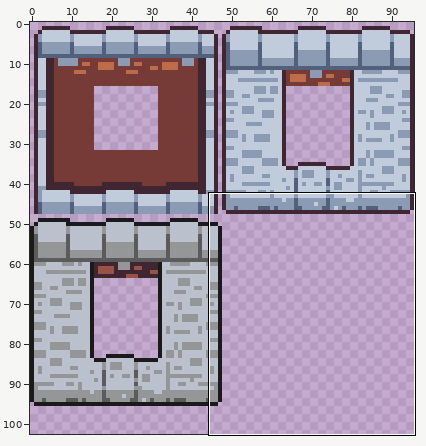
File history of a sprite sheet, img/building.png. The picture above shows the old version from afar; the outline marks the close-up.
Close-up. Before the commit:
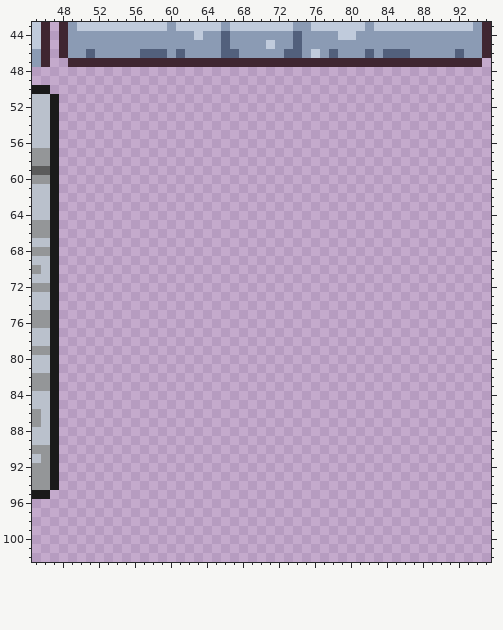
The file is 96x128 pixels. Colours within 5 levels of each other are drawn and written as one. Shown: x 45..95, y 43..102. The wide view leaves out empty margins.
New version:
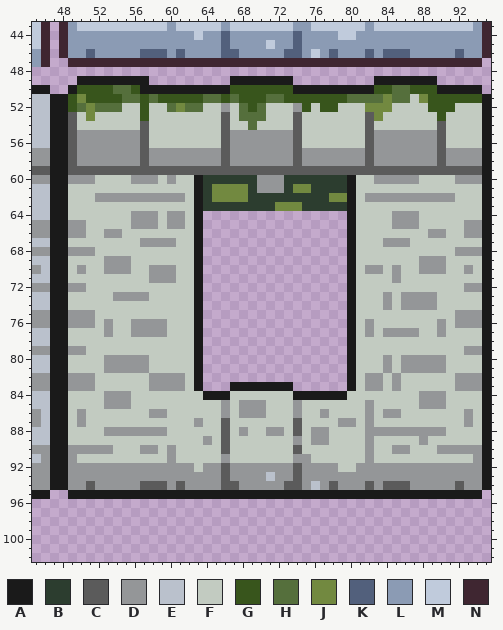
Palette (. is transparent): A #1a1a1a  B #2c3d2f  C #5b5b5b  D #949698  E #bac1cc  F #c2cbc1  G #38551c  H #556f3c  J #728940  K #52607c  L #8b9bb4  M #c0cbdc  N #3f2631
Edits made:
Changed rows in their new state; - is an unchanged pixel.
first column x 48:
 49 --AAAAAAAA---------AAAAAAA---------AAAAAAA------
 50 -AGGGGHHGAAAAAAAAAAGGGGGGGAAAAAAAAAGGHHGGGAAAAA-
 51 AGJGGGGHHGHGGGGGHHGHGGGHHGGGGGGGHHHHJHHFJGGGGGGA
 52 AGHJHHHFFGFFHJHHFFDFHGHFFFDGFGGFFFJJJFFFFGGGFFFA
 53 ACFJFFFFFGFFFFFFFFCFHHHFFFCFFFFFFFCJFFFFFFGFFFFA
 54 ACFFFFFFFCFFFFFFFFCFFHFFFFCFFFFFFFCFFFFFFFCFFFFA
 55 ACDDDDDDDCFFFFFFFFCDDDDDDDCFFFFFFFCDDDDDDDCFFFFA
 56 ACDDDDDDDCFFFFFFFFCDDDDDDDCFFFFFFFCDDDDDDDCFFFFA
 57 ACDDDDDDDCDDDDDDDDCDDDDDDDCDDDDDDDCDDDDDDDCDDDDA
 58 ACDDDDDDDCDDDDDDDDCDDDDDDDCDDDDDDDCDDDDDDDCDDDDA
 59 ACCCCCCCCCCCCCCCCCCCCCCCCCCCCCCCCCCCCCCCCCCCCCCA
 60 ADDDFFFFDDDFDFFABBBBBBDDDBBBBBBBAFFDDDDDFFFFDDDA
 61 AFFFFFFFFFFFFFFABJJJJBDDDBJJBBBBAFFFFFFFFFFFFFFA
 62 AFFFDDDDDDDDDDFABJJJJBBBBBBBBBJJAFDDDDDDDDDDFFFA
 63 AFFFFFFFFFFFFFFABBBBBBBBJJJBBBBBAFFFFFFFFFFFFFFA
 64 AFFFFFFFDDDFDDFA----------------AFFFFDDDFFFFFFFA
 65 ADDFFFFFDDDFDDFA----------------AFFFFDDDFFFFFDDA
 66 ADDFFDDFFFFFFFFA----------------AFFFFFFFFDDFFDDA
 67 AFFFFFFFFDDDDFFA----------------AFFFDDDFFFFFFFFA
 68 ADDDFFFFFFFFFFFA----------------AFFFFFFFFFFFDDDA
 69 AFFFFDDDFFFFFFFA----------------AFFFFFFFDDDFFFFA
 70 AFDFFDDDFFDDDFFA----------------AFDDFDFFDDDFFDFA
 71 AFFFFFFFFFDDDFFA----------------AFFFFDFFFFFFFFFA
 72 ADDFFFFFFFFFFFFA----------------AFFFFFFFFFFFFDDA
 73 AFFFFFDDDDFFFFFA----------------AFFFDFDDDDFFFFFA
 74 AFFFFFFFFFFFFFFA----------------AFFFDFDDDDFFFFFA
 75 ADDDFFFFFFFFFFFA----------------AFFFFFFFFFFFDDDA
 76 ADDDFDFFDDDDFFFA----------------AFDFFFFFFFDFDDDA
 77 AFFFFDFFDDDDFFFA----------------AFDFDDDDFFDFFFFA
 78 AFFFFFFFFFFFFFFA----------------AFFFFFFFFFFFFFFA
 79 ADDFFFFFFFFFFFFA----------------AFFFFFFFFFFFFDDA
 80 AFFFFDDDDDFFFFFA----------------AFFFDFDDDDDFFFFA
 81 AFFFFDDDDDFFFFFA----------------AFFFDFDDDDDFFFFA
 82 ADDDFFFFFFDDDDFA----------------AFDDFDFFFFFFDDDA
 83 ADDDFFFFFFDDDDFA---AAAAAAA------AFDDFDFFFFFFDDDA
 84 AFFFFDDDFFFFFFFFAAAFFFFFFFAAAAAAFFFFFFFFDDDFFFFA
 85 AFFFFDDDFFFFFFFFFFDFDDDFFFDFFFFFFFDFFFFFDDDFFFFA
 86 AFDFFFFFFFDDFFFFFFDFDDDFFFDFFDFFFFDFDDFFFFFFFDFA
 87 AFDFFFFFFFFFFFFDFFCFFFFFFFCFFFFDDFDFFFFFFFFFFDFA
 88 AFFFFDDDDDDDFFFFFFCFDFFDDFCFDDFFFFDDDDDDDDDFFFFA
 89 AFFFFFFFFFFFFFFFDFCFFFFFFFDFDDFFFFDFFFFFDFFFFFFA
 90 ADDDDDFFFDDFDFFFFFCFFFFFFFCFFFFFFFDFFDDFFFDDDDDA
 91 ADFFFFFFFFFFDFFFFFDFFFFFFFDDFFFFFFDFFFFFFFFFFFDA
 92 ADDDDDDDDDDDDDDFDDCDDDDDDDCDDDDFFDDDDDDDDDDDDDDA
 93 ADDDDDDDDDDDDDDDDDCDDDDEDDCDDDDDDDDDDDDDDDDDDDDA
 94 ADDCDDDDDCCCDCDDDDCCDDDDDCCDEDCDDDCDCCCDDDDDCDDA
 95 -AAAAAAAAAAAAAAAAAAAAAAAAAAAAAAAAAAAAAAAAAAAAAA-
Where, in picture pixels (left, top, right, bottom), the same in both close-ups:
added: (59, 76, 491, 499)
